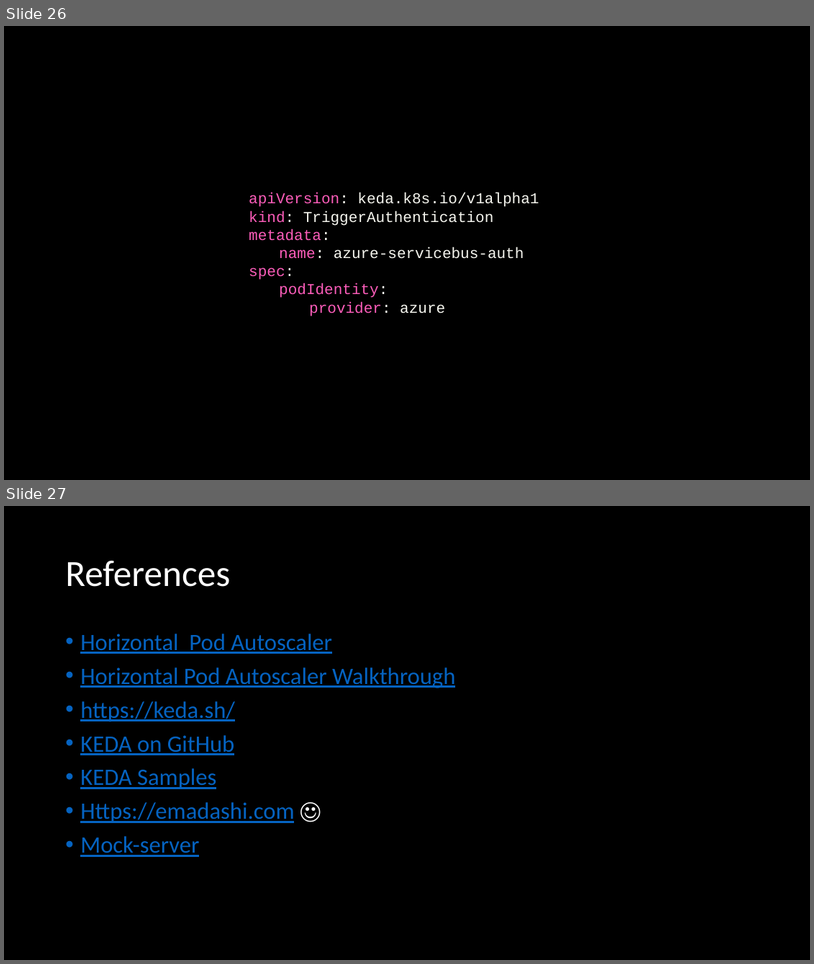
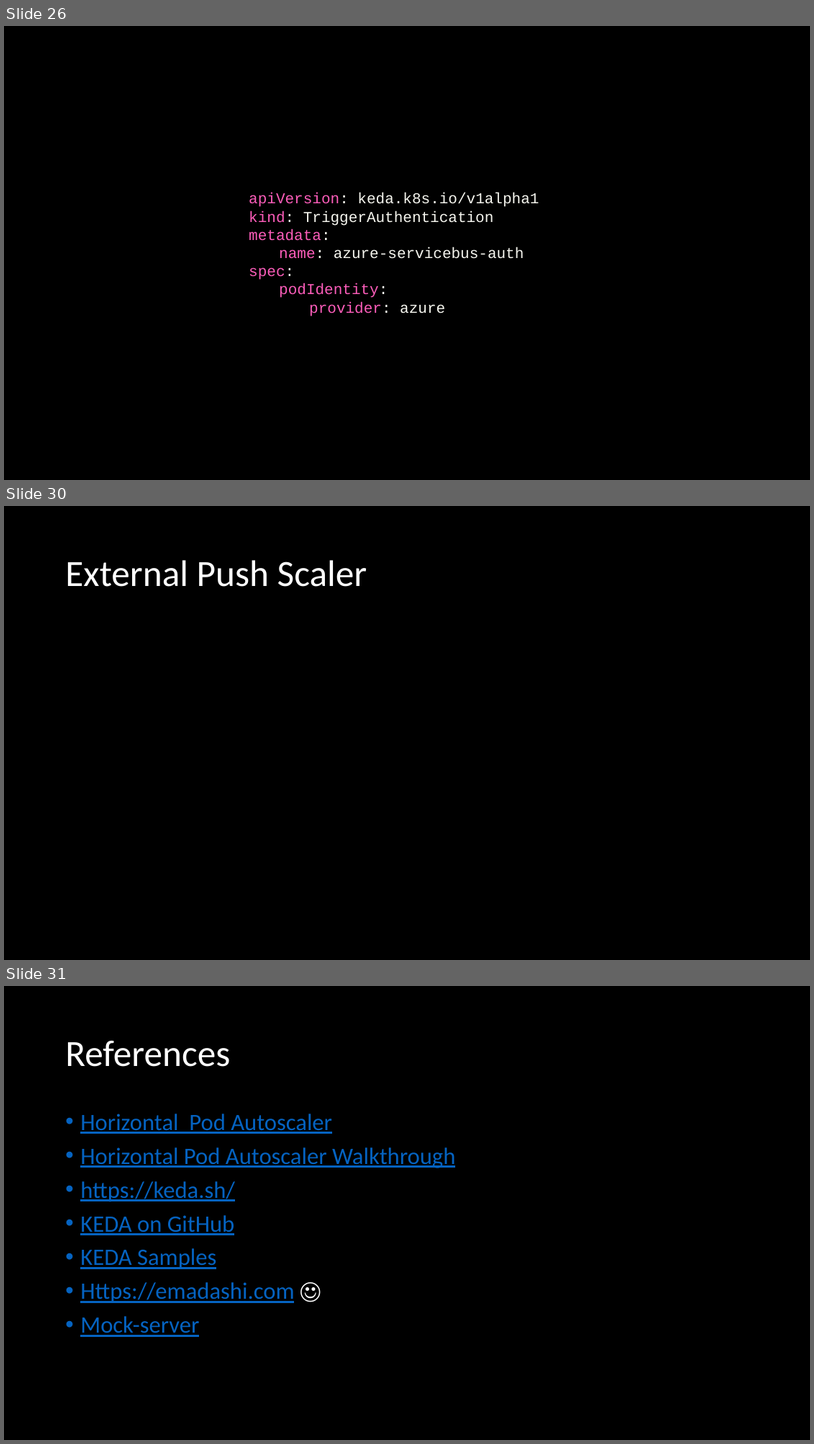
Before and after one commit to eashi/keda-workshop, a slide deck: preso.pptx. Shown one above the other, each under a label of ours: slides 26 and 27 before the commit, slides 26, 30 and 31 after it; the slides between them are not shown. The pictures are 814x964 and 814x1444 pixels, drawn with LibreOffice and Linux fonts; fonts in the diff are those of the drawing. Boxes give left, top, right and bottom in pixels: in the first picture for what was removed or moved away, otherwise in the second. Text is boxed around its words. In the diff, an @@ line names an element or a change of style, - is before the commit and + after.

```diff
--- a/preso.pptx
+++ b/preso.pptx
@@ slide 30 added at bbox=[4, 506, 810, 960], background #000000 @@
@@ title added at bbox=[65, 560, 368, 587], 44 pt, text #FFFFFF @@
+External Push Scaler
@@ what was slide 27 is now slide 31 @@
```
Also in this commit, not shown: 3 other slides added, 1 other file.
